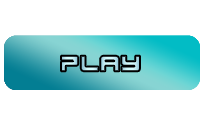
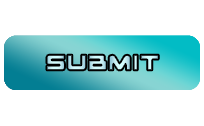
Two versions of the same layered image (204px x 126px). Layer-by-layer changes:
hid group "Group 1" (4 layers) over (x1=61, y1=55, x2=140, y2=72)
added group "Group 4" with 6 layers above "Group 5" over (x1=46, y1=54, x2=159, y2=71)
added layer "t" (2nd of 2, in "Group 4") in group "Group 4" over (x1=140, y1=54, x2=159, y2=71)
added layer "i" (1st of 2, in "Group 4") in group "Group 4" over (x1=133, y1=54, x2=138, y2=71)
added layer "m" in group "Group 4" over (x1=108, y1=54, x2=131, y2=71)
added layer "b" in group "Group 4" over (x1=88, y1=54, x2=107, y2=71)
added layer "u" in group "Group 4" over (x1=67, y1=54, x2=87, y2=71)
added layer "S" (2nd of 2, in "Group 4") in group "Group 4" over (x1=46, y1=54, x2=65, y2=71)
